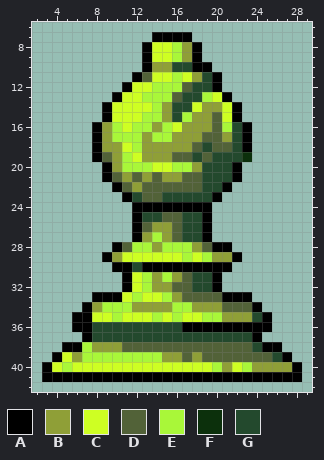
Pixel-art sprite: three-handed-chess/ThreeHandedChess/src/resources/Green Bishop.png. Above, as it was before the edit.
The file is 32x45 pixels. Colours within 5 levels of each other are drawn and written as one. Shown: x 2..29, y 6..42.
Palette (. is transparent): A #000000  B #8f9f37  C #ceff23  D #526238  E #a9f739  F #0c300c  G #23492d
Pixels before, first column x 3:
 7 ...........AAAA...........
 8 ..........ACCEBA..........
 9 ..........ACCEBA..........
10 ..........ABBGGAA.........
11 .........ADCCECBGA........
12 ........ACCEEEDGGA........
13 .......ACCEEEDGGECA.......
14 ......ACCCCEBGGCBBCA......
15 ......ACCCEEBGEBBDCA......
16 .....ABECEEBECBBBDEGA.....
17 .....ABEEEBEEBBBDDBGA.....
18 .....ABBCEBBBBBDGDDGA.....
19 .....ADBECBBBDDGDGGGF.....
20 ......ABEEECCEEBGGGA......
21 ......ADBDBDBBDDGGGA......
22 .......ADBDDDDDDGGA.......
23 ........AGDDGGGGGA........
24 .........AAAAAAAA.........
25 .........AGGDDGGA.........
26 .........ADBBDGGA.........
27 .........ABEBDGGA.........
28 .......ADEEBEEEBDAA.......
29 ......ABCCCCCCECEBBA......
30 .......AAGAAAAAAAAA.......
31 ........ACEBEBDGGA........
32 ........ACEBBDDGGA........
33 .....AAACECCEBDDDDAAA.....
34 ....ABEEEBBBBEEBBBDDDA....
35 ...AACCECCCECECCEEBBBGA...
36 ...AAGGGGGGGGGAAAAAAAAA...
37 ....AGGGGGGGGGGGGGGGGA....
38 ..AAEBBBDDDDDDDDDDDDDGAA..
39 .ACBEEEEEEEEBBDBDDDDDDDGA.
40 ACECCCCCCCCCCCCCCEBCEBBBBA
41 AAAAAAAAAAAAAAAAAAAAAAAAAA
After the commit:
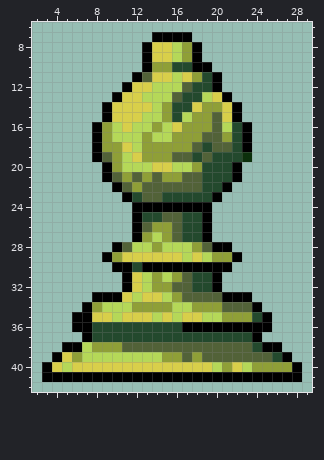
The commit says: - Pawns work up to en passent - A few graphics changes to green pieces
The exact change:
{"colour":"C","old":"#ceff23","new":"#d8cf4a"}
{"colour":"E","old":"#a9f739","new":"#b5d858"}
{"label":"changed","picture_box":[112,42,232,172]}
{"label":"changed","picture_box":[52,232,252,372]}
